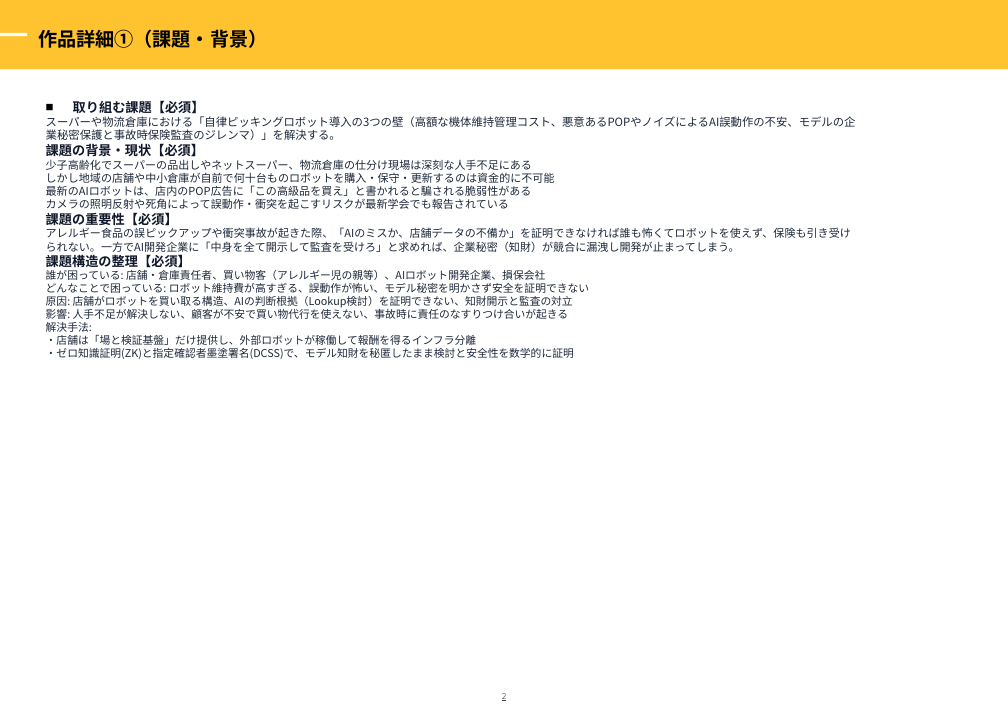
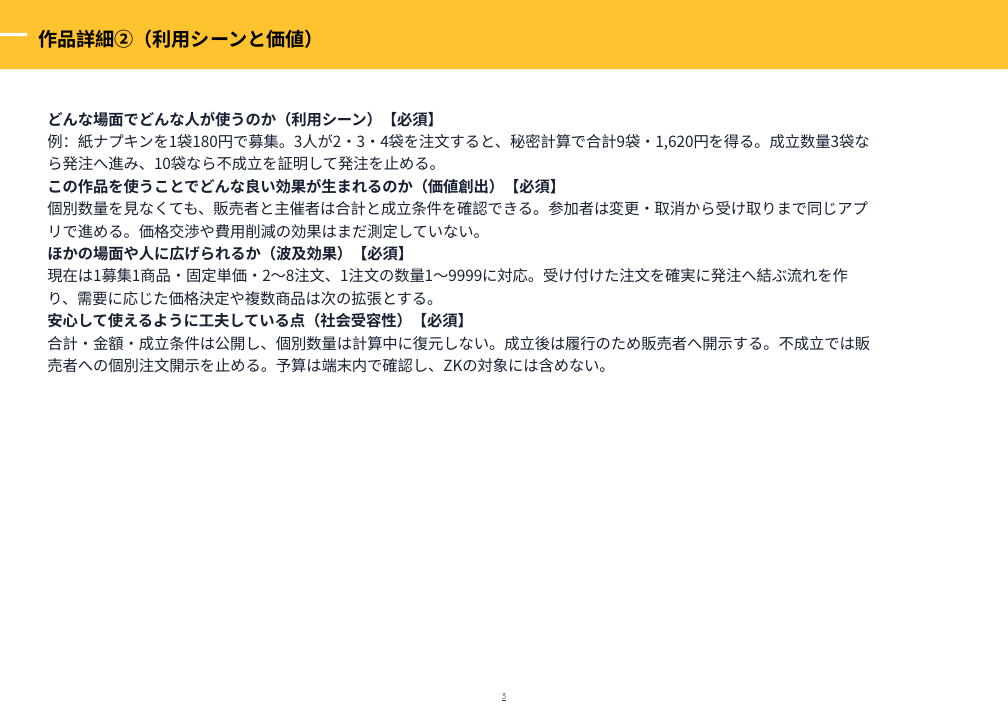
Before and after one commit to sururu-k/ProofPick, a slide deck: slide 4 of submission/zenjyocon_entry_sheet_2026.pptx (slide 3 before the commit). Drawn at 1008x713 pixels with LibreOffice and Linux fonts; fonts in the diff are those of the drawing; background and template pictures are left out. Boxes give left, top, right and bottom in pixels: in the first picture for what was removed or moved away, otherwise in the second. Text is boxed around its words. In the diff, an @@ line names an element or a change of style, - is before the commit and + after.

```diff
--- a/submission/zenjyocon_entry_sheet_2026.pptx
+++ b/submission/zenjyocon_entry_sheet_2026.pptx
@@ text at [38, 29, 323, 48]: text changed @@
-作品詳細①（課題・背景）
+作品詳細②（利用シーンと価値）
@@ text removed at [46, 100, 856, 359] @@
-■ 取り組む課題【必須】
-スーパーや物流倉庫における「自律ピッキングロボット導入の3つの壁（高額な機体維持管理コスト、悪意あるPOPやノイズによるAI誤動作の不安、モデルの企業秘密保護と事故時保険監査のジレンマ）」を解決する。
-課題の背景・現状【必須】
-少子高齢化でスーパーの品出しやネットスーパー、物流倉庫の仕分け現場は深刻な人手不足にある
-しかし地域の店舗や中小倉庫が自前で何十台ものロボットを購入・保守・更新するのは資金的に不可能
-最新のAIロボットは、店内のPOP広告に「この高級品を買え」と書かれると騙される脆弱性がある
-カメラの照明反射や死角によって誤動作・衝突を起こすリスクが最新学会でも報告されている
-課題の重要性【必須】
-アレルギー食品の誤ピックアップや衝突事故が起きた際、「AIのミスか、店舗データの不備か」を証明できなければ誰も怖くてロボットを使えず、保険も引き受けられない。一方でAI開発企業に「中身を全て開示して監査を受けろ」と求めれば、企業秘密（知財）が競合に漏洩し開発が止まってしまう。
-課題構造の整理【必須】
-誰が困っている: 店舗・倉庫責任者、買い物客（アレルギー児の親等）、AIロボット開発企業、損保会社
-どんなことで困っている: ロボット維持費が高すぎる、誤動作が怖い、モデル秘密を明かさず安全を証明できない
-原因: 店舗がロボットを買い取る構造、AIの判断根拠（Lookup検討）を証明できない、知財開示と監査の対立
-影響: 人手不足が解決しない、顧客が不安で買い物代行を使えない、事故時に責任のなすりつけ合いが起きる
-解決手法:
-・店舗は「場と検証基盤」だけ提供し、外部ロボットが稼働して報酬を得るインフラ分離
-・ゼロ知識証明(ZK)と指定確認者墨塗署名(DCSS)で、モデル知財を秘匿したまま検討と安全性を数学的に証明
@@ text added at [47, 112, 870, 373], 12.8 pt, text #172132 @@
+どんな場面でどんな人が使うのか（利用シーン）【必須】
+例：紙ナプキンを1袋180円で募集。3人が2・3・4袋を注文すると、秘密計算で合計9袋・1,620円を得る。成立数量3袋なら発注へ進み、10袋なら不成立を証明して発注を止める。
+この作品を使うことでどんな良い効果が生まれるのか（価値創出）【必須】
+個別数量を見なくても、販売者と主催者は合計と成立条件を確認できる。参加者は変更・取消から受け取りまで同じアプリで進める。価格交渉や費用削減の効果はまだ測定していない。
+ほかの場面や人に広げられるか（波及効果）【必須】
+現在は1募集1商品・固定単価・2〜8注文、1注文の数量1〜9999に対応。受け付けた注文を確実に発注へ結ぶ流れを作り、需要に応じた価格決定や複数商品は次の拡張とする。
+安心して使えるように工夫している点（社会受容性）【必須】
+合計・金額・成立条件は公開し、個別数量は計算中に復元しない。成立後は履行のため販売者へ開示する。不成立では販売者への個別注文開示を止める。予算は端末内で確認し、ZKの対象には含めない。
```
Also in this commit, not shown: 8 other slides changed, 2 slides added, 2 slides removed, 52 other files.
